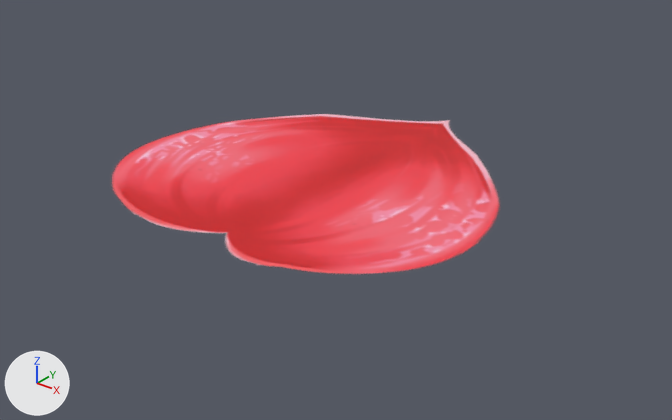
A saved change to the FBX model Assets/GA/Props/Jungle/Enviro/Foliage/SM_FleurSpline_06.fbx.
Camera for both pictures: a 50 mm lens placed at (0.1527, -0.1318, 0.1078), pointed at (0.0007, 0.0582, -0.01). Arrows for +X, +Y and +Z are at lower left; the lights stay in place.

In view in the first picture: 'SM_FleurSpline_06'.
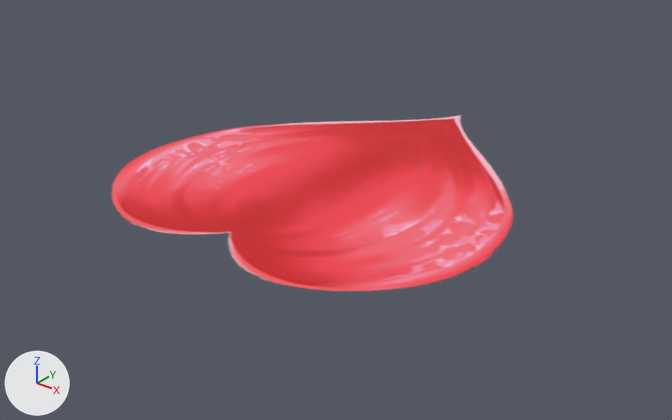
Edits to the bpy script that builds the scene:
```text
Change me_mesh:
    used by ob_sm_fleurspline_06; location = (0.0, 0.0, 0.0); rotation_euler = (1.571, 0.0, 0.0), in degrees (90, 0, 0); scale = (0.005, 0.005, 0.005)
    remove me_mesh.from_pydata(...)  # 15 vertices, 8 faces; spans x -11.2..11.2, y 0.0..0.9, z -25.3..0.0
    add me_mesh.from_pydata(...)  # 4 vertices, 1 face; spans x -11.6..11.6, y 0.0, z -24.8..0.1
    me_mesh part 1: the whole mesh is rebuilt
Change ob_sm_fleurspline_06:
    ob_sm_fleurspline_06.scale: (0.005, 0.005, 0.005) -> (0.00528, 0.00528, 0.00528)
```

Pixel boxes (x1, y1, x2, y2) of what changed, in the pictures (672 x 420 px):
'SM_FleurSpline_06', reshaped, rescaled: before (112, 114, 500, 274); after (111, 115, 514, 291)
